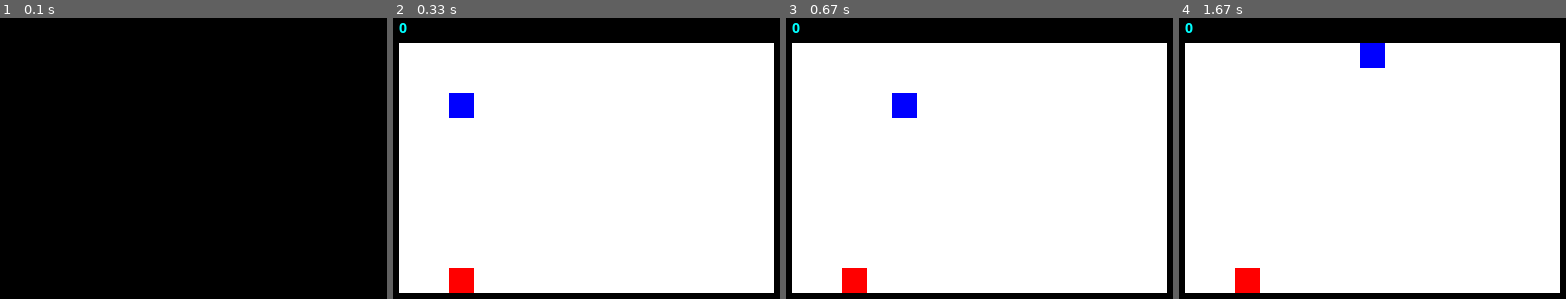
Above: before the commit, frames 1-4 (left to right).
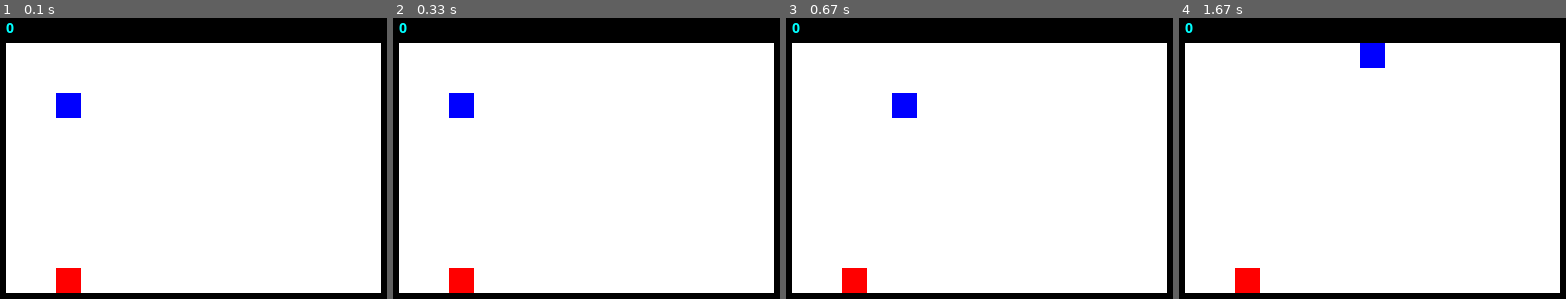
Above: after the commit, the same moments.

Repository: DrStriky/Snake
Game: pygame game, started from main.py
Same seed, same stepped clock (60 frames per second), same inputs: the game is played once before the commit and once after it.
Inputs:
- Up to frame 1 (0.1 s): no input
- Up to frame 2 (0.33 s): no input
- Up to frame 3 (0.67 s): hold Right from 0.33 s (still down)
- Up to frame 4 (1.67 s): release Right at 0.8 s; hold Up 0.83-1.27 s; hold Right from 1.3 s (still down)

The runs differ from the first frame. In frame 1, 86% of the frame differs, in the area x 1-99%, y 1-98%; in frame 2, nothing differs; in frame 3, nothing differs; in frame 4, nothing differs.

Commit message:
Dummy AI player in place, but does not work yet

Diff:
--- a/game.py
+++ b/game.py
@@ -37,9 +37,12 @@
         :return:
         """
         alive = True
+        eaten = False
+
         while alive:
-            eaten = False
-
+            occupying_matrix = self.get_occupying_matrix(interaction_handler)
+            interaction_handler.push_board_status(occupying_matrix, self.snake.get_moving_direction(),
+                                                  self.game_score, self.food.get_score())
             self.snake.change_moving_direction(interaction_handler.get_interaction())
 
             # Get probable new position of snake (head) and check for validity
@@ -56,17 +59,14 @@
                 alive = False
                 print('Your snake touched itself!')
 
-            occupying_matrix = self.get_occupying_matrix(interaction_handler)
             if eaten:
                 self.game_score += self.food.score
                 valid_fields = [tuple(coord) for coord in np.argwhere(occupying_matrix == interaction_handler.get_encoding_dict()['valid']).tolist()]
                 self.food = Apple(self.random.choice(valid_fields))
                 occupying_matrix = self.get_occupying_matrix(interaction_handler)
+                eaten = False
             else:
                 self.food.update()
-
-            interaction_handler.push_board_status(occupying_matrix, self.snake.get_moving_direction(),
-                                                  self.game_score)
 
         print(f'\nYour final score is {self.game_score}')
 
--- a/interaction_handler.py
+++ b/interaction_handler.py
@@ -24,7 +24,8 @@
         """Returns the encoding for different board elements."""
         pass
 
-    def push_board_status(self, geometry_matrix: np.array, moving_direction: Tuple[int, int], current_score: int) -> None:
+    def push_board_status(self, geometry_matrix: np.array, moving_direction: Tuple[int, int], current_score: int,
+                          food_score: int) -> None:
         """Updates the GUI for the next tick."""
         pass
 
--- /dev/null
+++ b/main_with_AI.py
@@ -0,0 +1,38 @@
+import numpy as np
+
+from game import Game
+from pygame_interactions import PygameInteractions
+import pygame
+from pytorch_interactions import PyGamePyTorchInteractionHandler
+from pytorch_player import PyTorchPlayer
+
+
+def edge_mask(x: np.ndarray):
+    mask = np.ones(x.shape, dtype=bool)
+    mask[x.ndim * (slice(1, -1),)] = False
+    return mask
+
+
+def main():
+    width = 15
+    height = 10
+    block_size = 25
+    board_dim = (width+2, height+2)  # +2 for the borders in each direction
+    dummy = np.zeros(board_dim, dtype=int)
+    dummy[edge_mask(dummy)] = 1
+
+    pygame.init()
+    pygame.font.init()
+
+    display = pygame.display.set_mode((board_dim[0] * block_size, board_dim[1] * block_size))
+    our_player = PyTorchPlayer()
+    interacter = PyGamePyTorchInteractionHandler(player=our_player, display=display, block_length=block_size,
+                                                 ticks_per_second=5)
+
+    game = Game(dummy, 25, (3, 3), (3, 10), 42)
+
+    game.run_game(interacter)
+
+
+if __name__ == "__main__":
+    main()
--- /dev/null
+++ b/player.py
@@ -0,0 +1,15 @@
+from typing import Tuple
+import numpy as np
+
+class Player:
+    """
+    Informal Interface for AI player
+    """
+    def push_board_status(self, occupation_matrix: np.array, moving_direction: Tuple[int, int],
+                          score: int, food_score: int) -> None:
+        """Player receives new board status"""
+        pass
+
+    def get_response(self) -> Tuple[int, int]:
+        """Return new moving direction."""
+        pass
--- a/pygame_interactions.py
+++ b/pygame_interactions.py
@@ -29,7 +29,7 @@
     Implements GUI and user interactions in PyGame.
     """
 
-    def __init__(self, display: pygame.display, block_length: int, ticks_per_second: int = 30,
+    def __init__(self, display: pygame.Surface, block_length: int, ticks_per_second: int = 30,
                  formatting_file: Optional[str] = None):
         """
         Initializes the board and loads the formatting parameters.
@@ -68,7 +68,8 @@
         encoding_dict: BoardEncodingDict = {field: formats['code'] for field, formats in self.board_formatting.items()}
         return encoding_dict
 
-    def push_board_status(self, geometry_matrix: np.array, moving_direction: Tuple[int, int], current_score: int) -> None:
+    def push_board_status(self, geometry_matrix: np.array, moving_direction: Tuple[int, int], current_score: int,
+                          food_score: int) -> None:
         """
         Forward the updated board to the player.
         """
--- a/pytorch_interactions.py
+++ b/pytorch_interactions.py
@@ -2,7 +2,7 @@
 import numpy as np
 from interaction_handler import InteractionHandler, BoardEncodingDict, direction
 from typing import Dict, Tuple, TypedDict, Optional
-
+from player import Player
 
 class ConfigurationError(Exception):
     """
@@ -26,36 +26,40 @@
 
 class PyGamePyTorchInteractionHandler(InteractionHandler):
     """
-    Implements GUI and user interactions in PyGame.
+    Implements Interaction with AI
     """
 
-    def __init__(self, display: pygame.display, block_length: int, ticks_per_second: int = 30,
-                 player: Player, formatting_file: Optional[str] = None, display=True):
+    def __init__(self, player: Player, display: Optional[pygame.Surface] = None,
+                 block_length: Optional[int] = None, ticks_per_second: Optional[int] = None,
+                 formatting_file: Optional[str] = None):
         """
         Initializes the board and loads the formatting parameters.
+
+        :param player: AI that plays the game
         :param display: display that should be used for user interaction
         :param block_length: length of one block of the board in px
-        :param ticks_per_second: duration for each tick of the game.
+        :param ticks_per_second: duration for each tick of the game; if set to None, then the game is not
+            displayed and answers are immediately passed to the game
         :param formatting_file: path to a formatting file specifying the display styles; if not file is given,
             default values are set
         """
-        self.clock = pygame.time.Clock()
-        self.display = display
-        self.ticks_per_second = ticks_per_second
-        self.moving_direction = (0, 0)
+        self.player = player
+        self.ticks_per_second = None
         self.block_length = block_length
         self.font = pygame.font.SysFont("comicsansms", 15, bold=True)
+        self.display = None
+        self.clock = None
+        self.block_length = None
+        self.show_game = False
 
-        # validate that block length and window_size are consistent
-        display_size = self.display.get_size()
-        if not display_size[0] % block_length == 0 and display_size[1] % block_length == 0:
-            raise ConfigurationError('Display dimensions are not multiples of block length.')
+        self.set_display(display, block_length)
+        self.set_ticks_per_second(ticks_per_second)
 
         if formatting_file is not None:
             # ToDo: Load format from formatting file
             raise Exception('Loading of formatting file is not yet implemented!')
         else:
-            self.board_formatting: Dict[BlockFormat] = {
+            self.board_formatting: Dict[str, BlockFormat] = {
                 'head': {'code': 101, 'color': (0, 0, 255), 'picture': None},
                 'wall': {'code': 1, 'color': (0, 0, 0), 'picture': None},
                 'valid': {'code': 0, 'color': (255, 255, 255), 'picture': None},
@@ -63,23 +67,69 @@
                 'food': {'code': 200, 'color': (255, 0, 0), 'picture': None}
             }
 
+    def set_display(self, display: Optional[pygame.Surface] = None, block_length: Optional[int] = None):
+        """
+        Set the display and assert that block_length and display are compatible.
+
+        :param display:
+        :param block_length:
+        :return:
+        """
+        # both must be set or not set
+        if not ((display is None and block_length is None)
+                or (display is not None and block_length is not None)):
+            raise ConfigurationError('Display and block_length must both be either defined or not defined.')
+
+        self.display = display
+        self.block_length = block_length
+
+        # validate that block length and window_size are consistent
+        display_size = self.display.get_size()
+        if not display_size[0] % block_length == 0 and display_size[1] % block_length == 0:
+            raise ConfigurationError('Display dimensions are not multiples of block length.')
+
+    def set_ticks_per_second(self, ticks_per_second: Optional[int] = None) -> None:
+        """
+        Update ticks per second. If it is set to a value other than None, assert that all elements
+        to display the game are available
+
+        :param ticks_per_second:
+        """
+        if ticks_per_second is not None:
+            if self.display is None:
+                raise ConfigurationError('No display available to show the game.')
+            else:
+                self.ticks_per_second = ticks_per_second
+                self.clock = pygame.time.Clock()
+                self.show_game = True
+        else:
+            self.ticks_per_second = None
+            self.clock = None
+            self.show_game = False
+
     def get_encoding_dict(self) -> BoardEncodingDict:
         """Returns the encoding for different board elements."""
         encoding_dict: BoardEncodingDict = {field: formats['code'] for field, formats in self.board_formatting.items()}
         return encoding_dict
 
-    def push_board_status(self, geometry_matrix: np.array, current_score: int) -> None:
+    def push_board_status(self, geometry_matrix: np.array, moving_direction: Tuple[int, int], current_score: int,
+                          food_score: int) -> None:
         """
-        Updates the GUI for the next tick.
+        Gets response from AI player and updates the GUI for the next tick, if the game is shown..
         """
-        for kind, formatting in self.board_formatting.items():
-            x, y = np.where(geometry_matrix == formatting['code'])
-            for block in zip(x, y):
-                self._draw_block(block, kind)
+        self.player.push_board_status(geometry_matrix, moving_direction, current_score, food_score)
 
-        self.display.blit(self.font.render(f'{current_score}', True, (0, 255, 255)),  (25, 0))
+        if self.show_game:
+            for kind, formatting in self.board_formatting.items():
+                x, y = np.where(geometry_matrix == formatting['code'])
 
-        pygame.display.update()
+                block: Tuple[int, int]
+                for block in zip(x, y):
+                    self._draw_block(block, kind)
+
+            self.display.blit(self.font.render(f'{current_score}', True, (0, 255, 255)),  (25, 0))
+            pygame.display.update()
+            self.clock.tick(self.ticks_per_second)
 
     def _draw_block(self, block: Tuple[int, int], kind: str) -> None:
         """
@@ -100,21 +150,4 @@
         """
         Waits for player's input and returns the moving direction for the next snake
         """
-
-        key_direction_map = {pygame.K_DOWN: (0, 1),
-                             pygame.K_RIGHT: (1, 0),
-                             pygame.K_UP: (0, -1),
-                             pygame.K_LEFT: (-1, 0)
-                             }
-
-        self.clock.tick(self.ticks_per_second)
-
-        for event in pygame.event.get():
-            if event.type == pygame.KEYDOWN:
-                if event.key in key_direction_map.keys():
-                    self.moving_direction = key_direction_map[event.key]
-
-        return self.moving_direction
-
-
-class PytorchPlayer():
+        return self.player.get_response()
--- a/pytorch_player.py
+++ b/pytorch_player.py
@@ -1,5 +1,10 @@
-class PyTorchPlayer:
-    """
-    Informal interface for AI Players
-    """
-    def
+from player import Player
+
+class PyTorchPlayer(Player):
+    def __init__(self):
+        self.responses = [(1, 0), (1, 0), (0, 1), (0, 1), (-1, 0), (-1, 0), (0, -1), (0, -1)]
+        self.current_response = -1
+
+    def get_response(self):
+        self.current_response = (self.current_response + 1) % 8
+        return self.responses[self.current_response]
--- a/snake.py
+++ b/snake.py
@@ -15,7 +15,7 @@
         :param body: List of (x, y) coordinates of snake's initial body
         """
         self.body = body
-        self.moving_direction = (0, 9)
+        self.moving_direction = (0, 0)
 
     def update(self, got_food: Optional[bool] = False) -> bool:
         """
